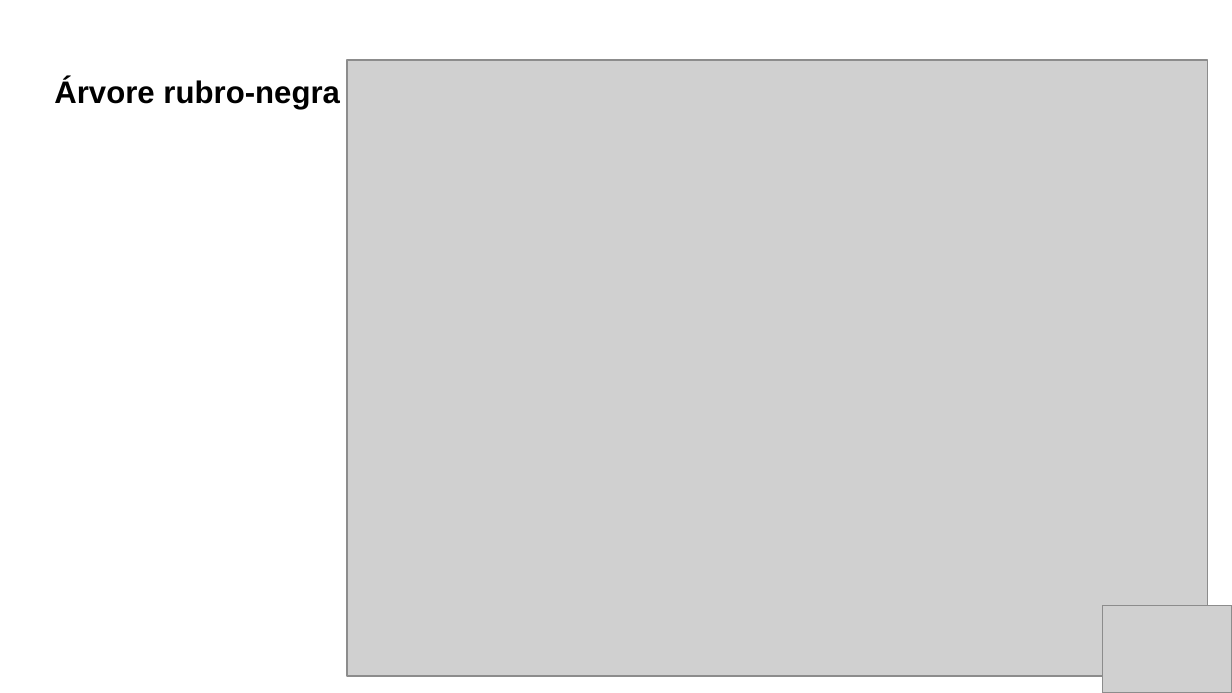
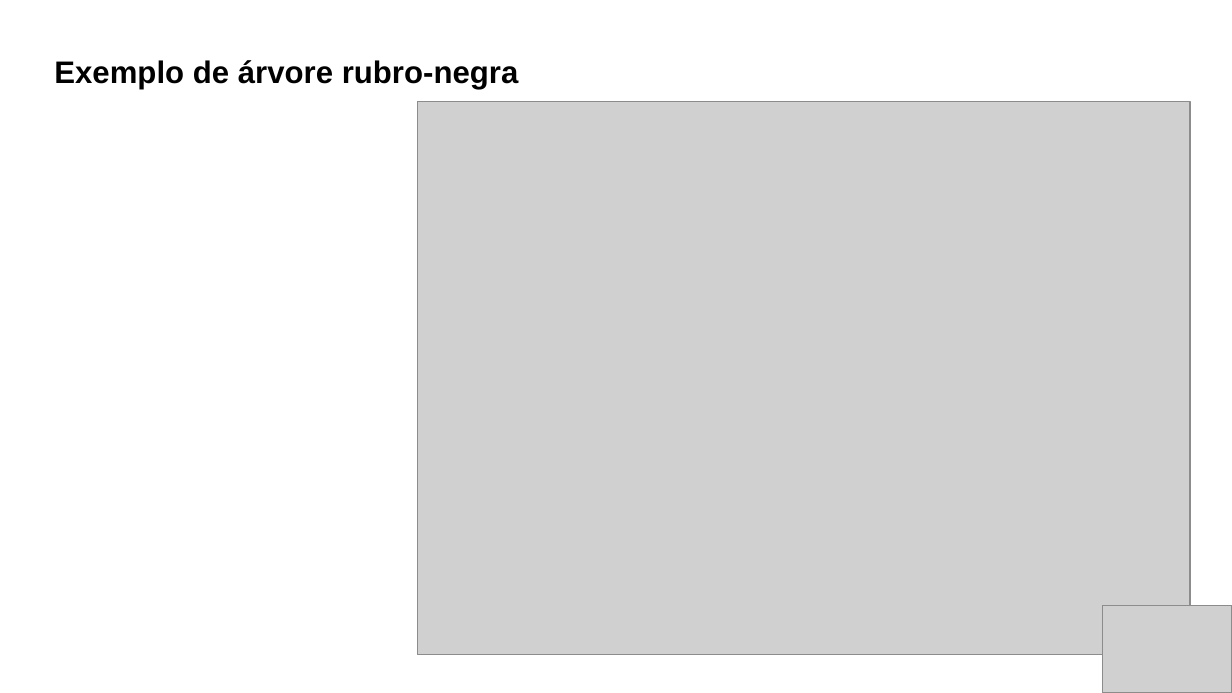
Before and after one commit to Gabrielgermanoo/Huffman, a slide deck: slide 17 of Red_Black/Árvore rubro-negra.pptx (slide 13 before the commit). Drawn at 1232x693 pixels with LibreOffice and Linux fonts; fonts in the diff are those of the drawing; grey boxes stand for pictures. Boxes give left, top, right and bottom in pixels: in the first picture for what was removed or moved away, otherwise in the second. Text is boxed around its words. In the diff, an @@ line names an element or a change of style, - is before the commit and + after.

```diff
--- a/Red_Black/Árvore rubro-negra.pptx
+++ b/Red_Black/Árvore rubro-negra.pptx
@@ title at [54,60,519,90]: text changed @@
-Árvore rubro-negra
+Exemplo de árvore rubro-negra
@@ picture: place and size @@
-picture at [347,60,1209,676]
+picture at [418,101,1190,654]
```
Also in this commit, not shown: 5 other slides changed, 9 slides added.
